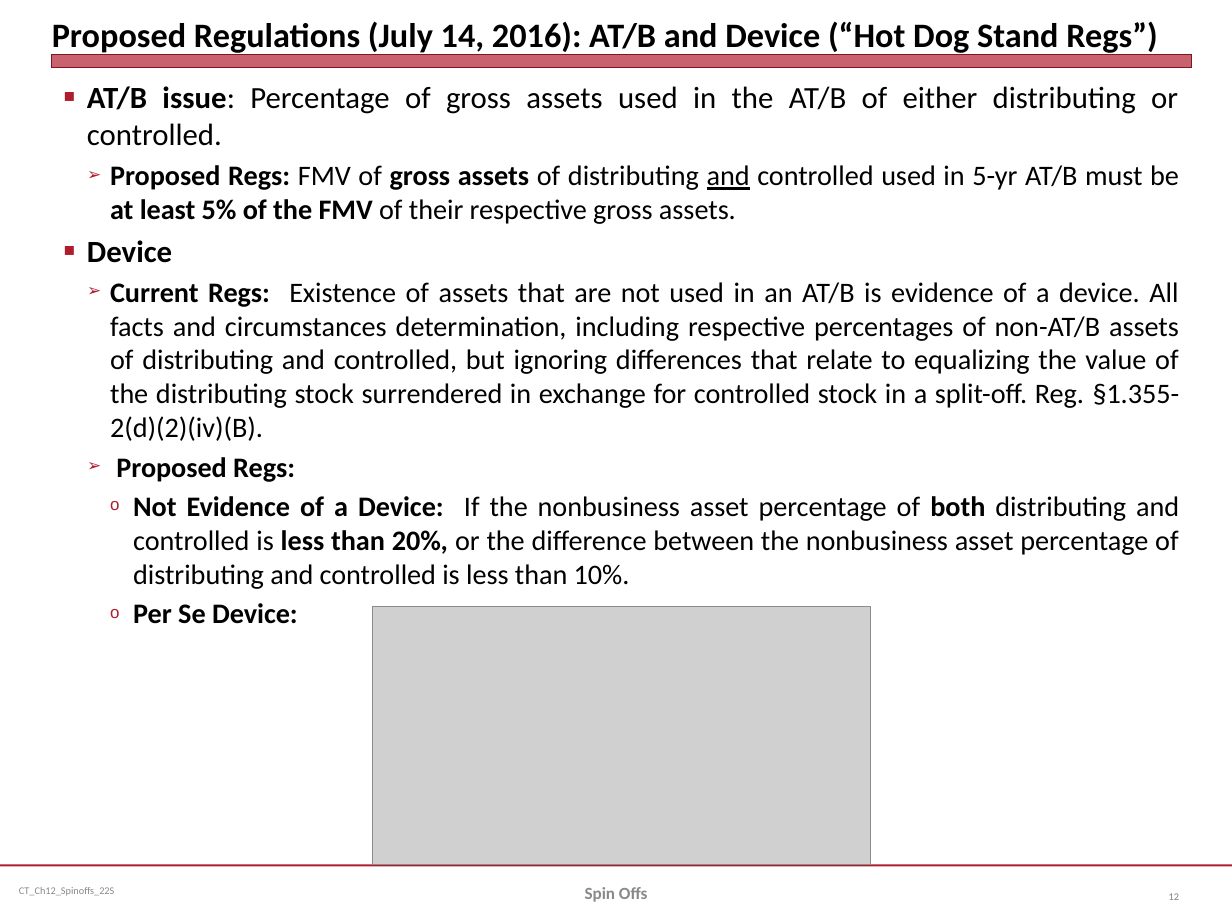
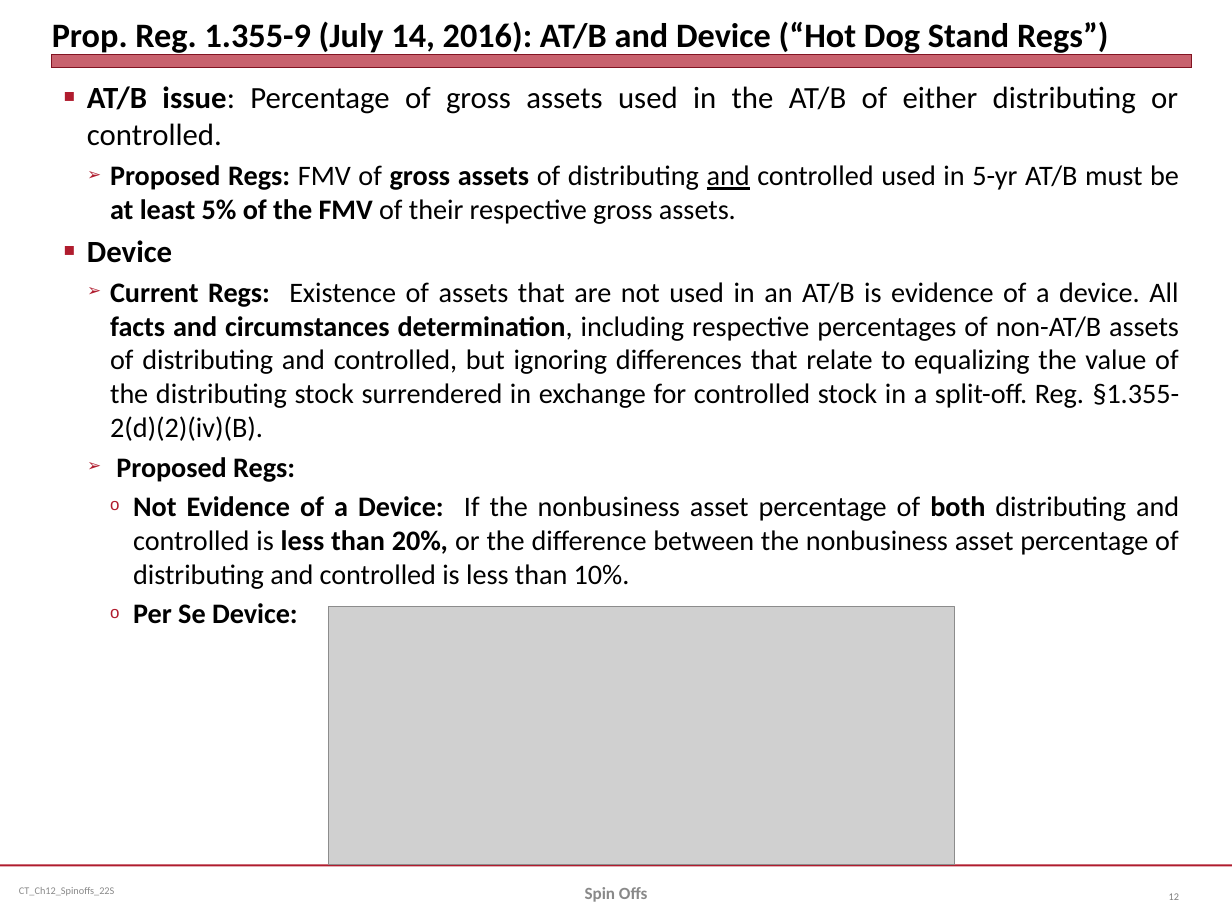
Before and after one commit to jmc877/Corporate-Tax, a slide deck: slide 12 of slides/CT_Ch12_Spinoffs_22S.pptx. Drawn at 1232x924 pixels with LibreOffice and Linux fonts; fonts in the diff are those of the drawing; grey boxes stand for pictures. Boxes give left, top, right and bottom in pixels: in the first picture for what was removed or moved away, otherwise in the second. Text is boxed around its words. In the diff, an @@ line names an element or a change of style, - is before the commit and + after.

```diff
--- a/slides/CT_Ch12_Spinoffs_22S.pptx
+++ b/slides/CT_Ch12_Spinoffs_22S.pptx
@@ title at box(52, 21, 1109, 56): text changed @@
-Proposed Regulations (July 14, 2016): AT/B and Device (“Hot Dog Stand Regs”)
+Prop. Reg. 1.355-9 (July 14, 2016): AT/B and Device (“Hot Dog Stand Regs”)
@@ text at box(110, 282, 1180, 441): bold on in "facts and circumstances determination," @@
@@ picture: place and size @@
-picture at box(372, 606, 870, 865)
+picture at box(329, 606, 955, 865)
```
Also in this commit, not shown: 6 other slides changed, 1 other file.
